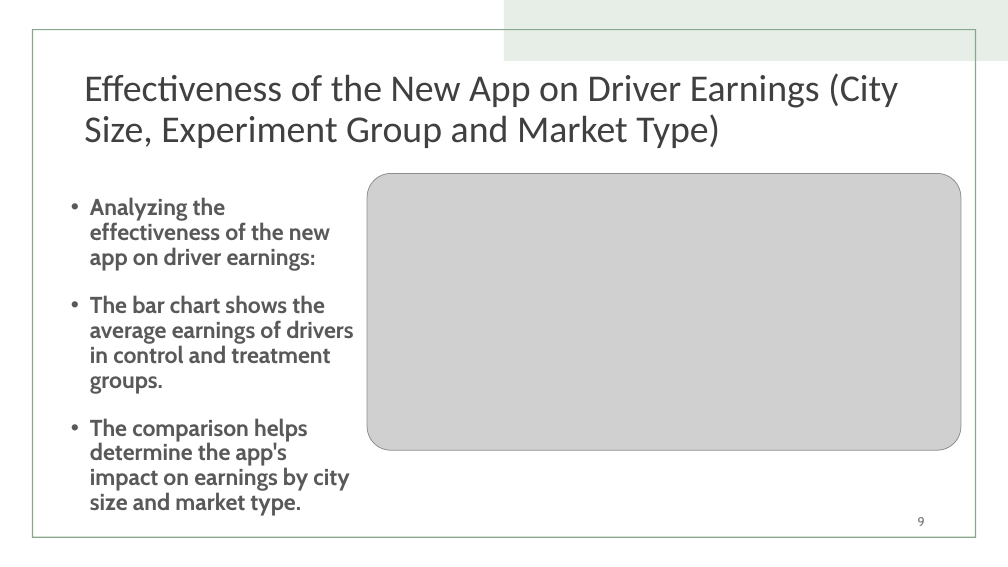
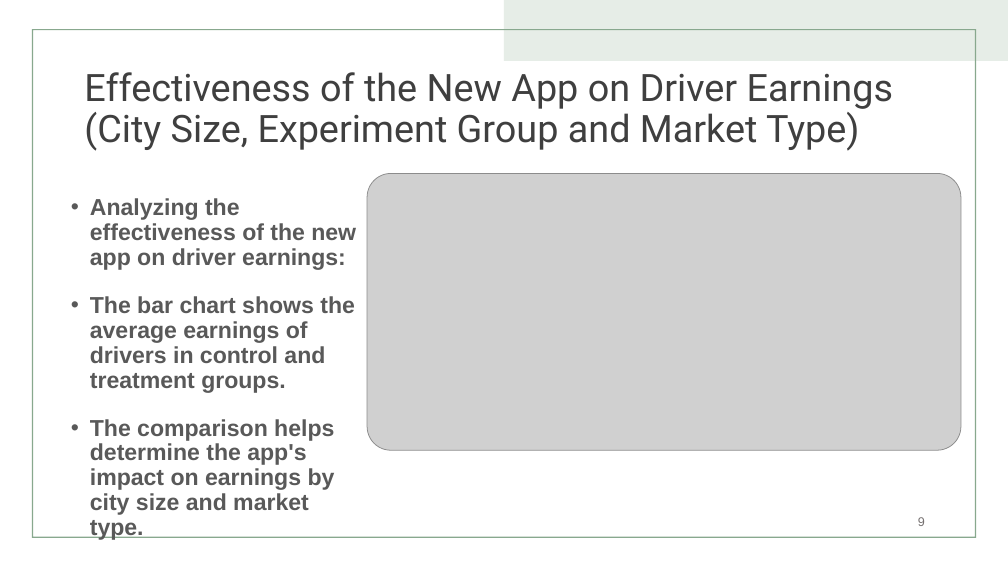
Before and after one commit to drpreetyrai/A-B_Testing, a slide deck: slide 9 of AB_Testing/Uber A_B testing.pptx. Drawn at 1008x567 pixels with LibreOffice and Linux fonts; fonts in the diff are those of the drawing; grey boxes stand for pictures. Boxes give left, top, right and bottom in pixels: in the first picture for what was removed or moved away, otherwise in the second. Text is boxed around its words. In the diff, an @@ line names an element or a change of style, - is before the commit and + after.

```diff
--- a/AB_Testing/Uber A_B testing.pptx
+++ b/AB_Testing/Uber A_B testing.pptx
@@ title "Effectiveness of the New App ..." at bbox=[84, 72, 893, 151]: font Calibri to Roboto, text colour #404040 to #3F3F3F @@
@@ text "Analyzing the effectiveness of the ..." at bbox=[90, 198, 356, 540]: font Cabin to Arial; less space between paragraphs @@
```
Also in this commit, not shown: 17 other slides changed.
